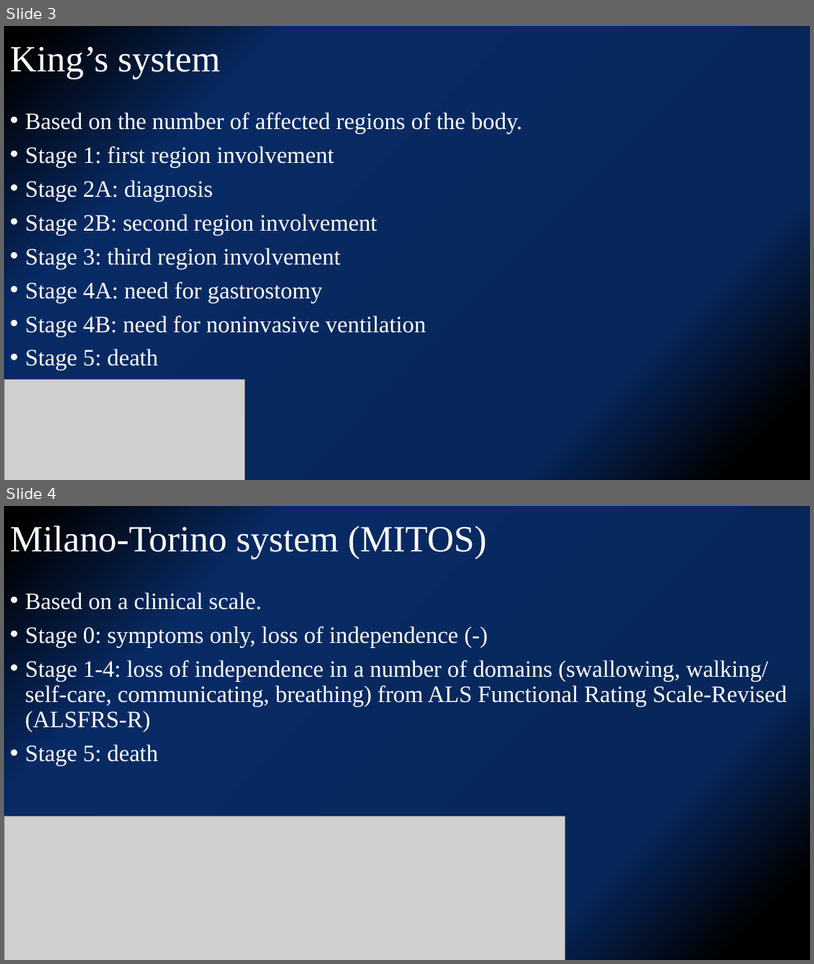
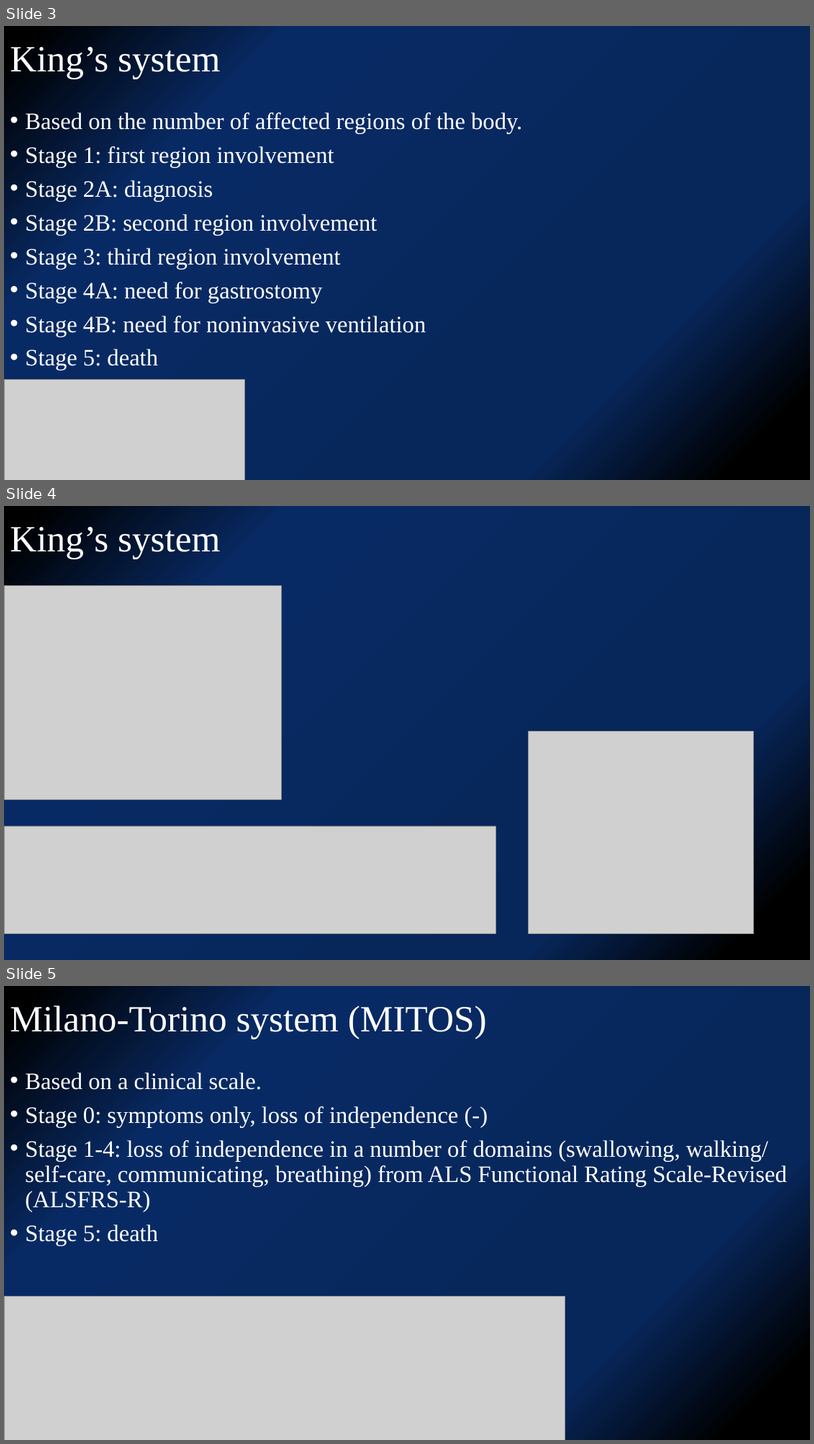
Before and after one commit to kjfdf/lecture, a slide deck: SNUH 심포지엄-유일한.pptx. Shown one above the other, each under a label of ours: slides 3 and 4 before the commit, slides 3, 4 and 5 after it. The pictures are 814x964 and 814x1444 pixels, drawn with LibreOffice and Linux fonts; fonts in the diff are those of the drawing; grey boxes stand for pictures. Boxes give left, top, right and bottom in pixels: in the first picture for what was removed or moved away, otherwise in the second. Text is boxed around its words. In the diff, an @@ line names an element or a change of style, - is before the commit and + after.

```diff
--- a/SNUH 심포지엄-유일한.pptx
+++ b/SNUH 심포지엄-유일한.pptx
@@ slide 4 added at [4, 506, 810, 960], background gradient #000000 to #072659 to #082A64 @@
@@ title added at [10, 527, 220, 559], 44 pt, text #FFFFFF @@
+King’s system
@@ picture added at [4, 586, 281, 800] @@
@@ picture added at [528, 731, 754, 933] @@
@@ picture added at [4, 826, 496, 933] @@
@@ what was slide 4 is now slide 5 @@
```
